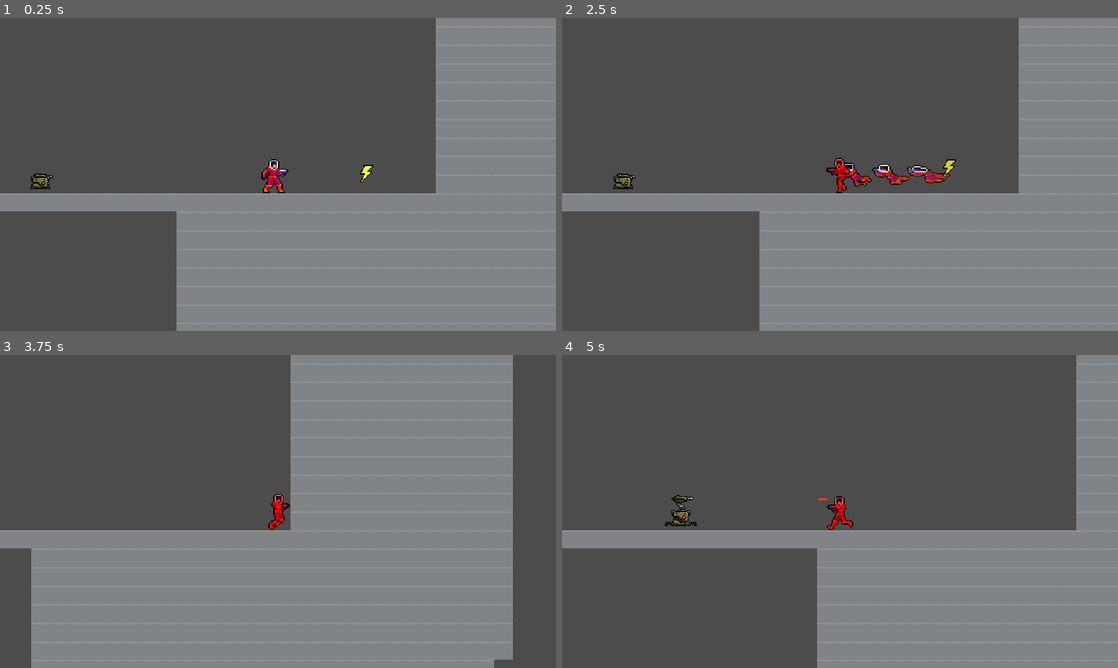
Above: before the commit, frames 1-4 (two rows, left to right).
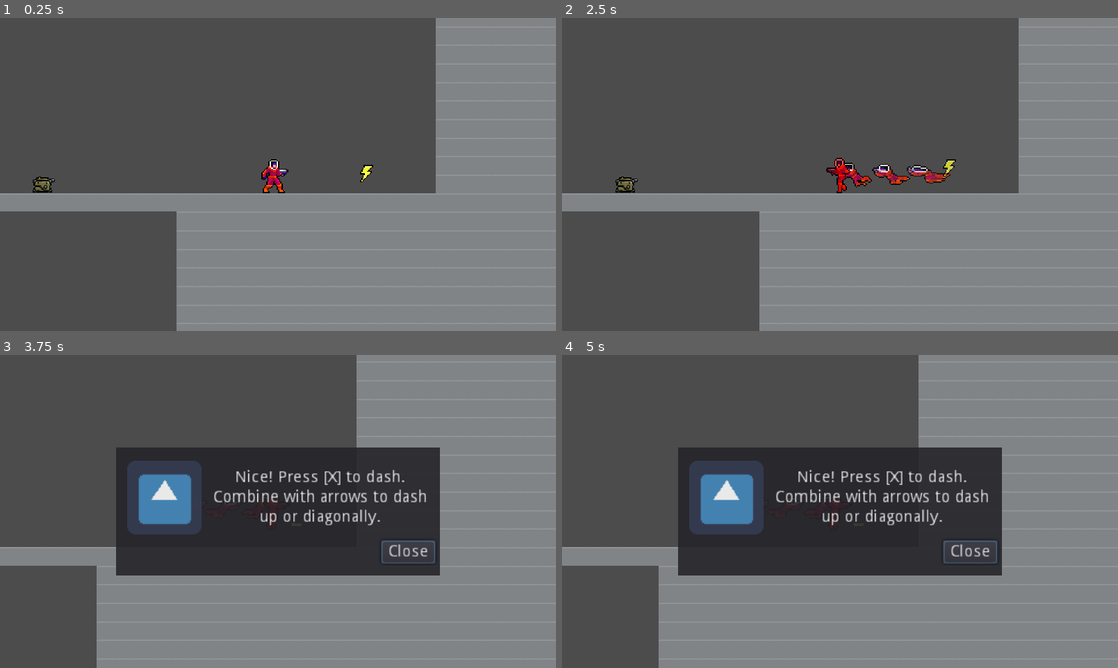
Above: after the commit, the same moments.

Repository: JuroUhlar/red_cascade
Game: Godot game, scene res://scenes/Level.tscn
The game is run twice, just before and just after one commit, with the same random seed, the same clock (stepped at 60 frames per second) and the same inputs. The engine's default icon, where the game draws it, is replaced by a stand-in: a white triangle on a blue panel in a dark square.
Inputs:
- Up to frame 1 (0.25 s): no input
- Up to frame 2 (2.5 s): tap Enter at 0.5 s; hold D (move_right) 0.53-2.03 s; tap X (dash) at 0.6, 1.35, 2.3 s; tap Space (jump) at 0.77, 1.52 s; hold A (move_left) from 2.03 s (still down); tap V (interact) at 2.1 s
- Up to frame 3 (3.75 s): release A (move_left) at 2.78 s; hold D (move_right) from 2.78 s (still down); tap Z (shoot) at 2.85 s; tap Space (jump) at 3.02 s; tap X (dash) at 3.05, 3.6 s
- Up to frame 4 (5 s): tap W (move_up) at 3.77, 4.52 s; release D (move_right) at 4.28 s; hold A (move_left) from 4.28 s (still down); tap X (dash) at 4.35 s

The runs differ from the first frame. In frame 1, 0.2% of the frame differs, in the area x 5-10%, y 49-56%; in frame 2, 0.2%; in frame 3, 39%; in frame 4, 45%, in the area x 0-93%, y 0-100%.

Commit message:
Dash upgrade info dialogue

Diff:
--- a/scenes/Level.tscn
+++ b/scenes/Level.tscn
@@ -14,7 +14,8 @@
 [ext_resource path="res://scenes/Dialogue.tscn" type="PackedScene" id=12]
 [ext_resource path="res://assets/UI/npc_avatar.png" type="Texture" id=13]
 [ext_resource path="res://assets/UI/avatar.png" type="Texture" id=14]
-[ext_resource path="res://assets/Background/green tree.png" type="Texture" id=15]
+[ext_resource path="res://icon.png" type="Texture" id=15]
+[ext_resource path="res://assets/Background/green tree.png" type="Texture" id=16]
 
 [sub_resource type="ConvexPolygonShape2D" id=1]
 points = PoolVector2Array( 0, 0, 16, 0, 16, 16, 0, 16 )
@@ -82,10 +83,10 @@
 [node name="Turrets" type="Node" parent="."]
 
 [node name="Turret3" parent="Turrets" instance=ExtResource( 4 )]
-position = Vector2( 3666.66, -351.99 )
+position = Vector2( 3666.66, -349.629 )
 
 [node name="Turret2" parent="Turrets" instance=ExtResource( 4 )]
-position = Vector2( 4043.5, -544.62 )
+position = Vector2( 4045.55, -541.54 )
 
 [node name="Turret" parent="Turrets" instance=ExtResource( 4 )]
 position = Vector2( 3838.25, -110.676 )
@@ -265,6 +266,7 @@
 
 [node name="Dash_upgrade" parent="Objects" instance=ExtResource( 11 )]
 position = Vector2( 4323.36, -544.62 )
+dialog_path = NodePath("../../CanvasLayer/Dash_info")
 
 [node name="CanvasLayer" type="CanvasLayer" parent="."]
 pause_mode = 2
@@ -279,190 +281,195 @@
 texts = [ "Hurry! Stop the fire!" ]
 avatarTextures = [ ExtResource( 13 ) ]
 
+[node name="Dash_info" parent="CanvasLayer" instance=ExtResource( 12 )]
+visible = false
+texts = [ "Nice! Press [X] to dash. Combine with arrows to dash up or diagonally." ]
+avatarTextures = [ ExtResource( 15 ) ]
+
 [node name="Trees" type="Node" parent="."]
 editor/display_folded = true
 
 [node name="green tree" type="Sprite" parent="Trees"]
 position = Vector2( 1886.59, -254.261 )
 scale = Vector2( 0.552284, 0.484455 )
-texture = ExtResource( 15 )
+texture = ExtResource( 16 )
 
 [node name="green tree9" type="Sprite" parent="Trees"]
 position = Vector2( 1913.06, -133.884 )
 scale = Vector2( 0.552284, 0.484455 )
-texture = ExtResource( 15 )
+texture = ExtResource( 16 )
 
 [node name="green tree19" type="Sprite" parent="Trees"]
 position = Vector2( 2369.99, -338.084 )
 scale = Vector2( 0.552284, 0.484455 )
-texture = ExtResource( 15 )
+texture = ExtResource( 16 )
 
 [node name="green tree28" type="Sprite" parent="Trees"]
 position = Vector2( 2369.99, -338.084 )
 scale = Vector2( 0.552284, 0.484455 )
-texture = ExtResource( 15 )
+texture = ExtResource( 16 )
 
 [node name="green tree29" type="Sprite" parent="Trees"]
 position = Vector2( 2421.43, -340.791 )
 scale = Vector2( 0.552284, 0.484455 )
-texture = ExtResource( 15 )
+texture = ExtResource( 16 )
 
 [node name="green tree30" type="Sprite" parent="Trees"]
 position = Vector2( 2474.68, -339.889 )
 scale = Vector2( 0.552284, 0.484455 )
-texture = ExtResource( 15 )
+texture = ExtResource( 16 )
 
 [node name="green tree31" type="Sprite" parent="Trees"]
 position = Vector2( 2533.34, -339.889 )
 scale = Vector2( 0.552284, 0.484455 )
-texture = ExtResource( 15 )
+texture = ExtResource( 16 )
 
 [node name="green tree32" type="Sprite" parent="Trees"]
 position = Vector2( 2594.71, -340.791 )
 scale = Vector2( 0.552284, 0.484455 )
-texture = ExtResource( 15 )
+texture = ExtResource( 16 )
 
 [node name="green tree33" type="Sprite" parent="Trees"]
 position = Vector2( 2652.47, -339.889 )
 scale = Vector2( 0.552284, 0.484455 )
-texture = ExtResource( 15 )
+texture = ExtResource( 16 )
 
 [node name="green tree34" type="Sprite" parent="Trees"]
 position = Vector2( 2709.33, -339.889 )
 scale = Vector2( 0.552284, 0.484455 )
-texture = ExtResource( 15 )
+texture = ExtResource( 16 )
 
 [node name="green tree35" type="Sprite" parent="Trees"]
 position = Vector2( 2771.6, -338.986 )
 scale = Vector2( 0.552284, 0.484455 )
-texture = ExtResource( 15 )
+texture = ExtResource( 16 )
 
 [node name="green tree36" type="Sprite" parent="Trees"]
 position = Vector2( 2819.43, -336.279 )
 scale = Vector2( 0.552284, 0.484455 )
-texture = ExtResource( 15 )
+texture = ExtResource( 16 )
 
 [node name="green tree37" type="Sprite" parent="Trees"]
 position = Vector2( 2883.51, -334.474 )
 scale = Vector2( 0.552284, 0.484455 )
-texture = ExtResource( 15 )
+texture = ExtResource( 16 )
 
 [node name="green tree2" type="Sprite" parent="Trees"]
 position = Vector2( 1834.91, -254.261 )
 scale = Vector2( 0.552284, 0.484455 )
-texture = ExtResource( 15 )
+texture = ExtResource( 16 )
 
 [node name="green tree8" type="Sprite" parent="Trees"]
 position = Vector2( 1861.38, -133.884 )
 scale = Vector2( 0.552284, 0.484455 )
-texture = ExtResource( 15 )
+texture = ExtResource( 16 )
 
 [node name="green tree16" type="Sprite" parent="Trees"]
 position = Vector2( 2318.31, -338.084 )
 scale = Vector2( 0.552284, 0.484455 )
-texture = ExtResource( 15 )
+texture = ExtResource( 16 )
 
 [node name="green tree23" type="Sprite" parent="Trees"]
 position = Vector2( 2318.31, -338.084 )
 scale = Vector2( 0.552284, 0.484455 )
-texture = ExtResource( 15 )
+texture = ExtResource( 16 )
 
 [node name="green tree3" type="Sprite" parent="Trees"]
 position = Vector2( 1785.75, -253.631 )
 scale = Vector2( 0.552284, 0.484455 )
-texture = ExtResource( 15 )
+texture = ExtResource( 16 )
 
 [node name="green tree10" type="Sprite" parent="Trees"]
 position = Vector2( 1812.22, -133.254 )
 scale = Vector2( 0.552284, 0.484455 )
-texture = ExtResource( 15 )
+texture = ExtResource( 16 )
 
 [node name="green tree21" type="Sprite" parent="Trees"]
 position = Vector2( 2269.15, -337.454 )
 scale = Vector2( 0.552284, 0.484455 )
-texture = ExtResource( 15 )
+texture = ExtResource( 16 )
 
 [node name="green tree27" type="Sprite" parent="Trees"]
 position = Vector2( 2269.15, -337.454 )
 scale = Vector2( 0.552284, 0.484455 )
-texture = ExtResource( 15 )
+texture = ExtResource( 16 )
 
 [node name="green tree4" type="Sprite" parent="Trees"]
 position = Vector2( 1734.07, -253.631 )
 scale = Vector2( 0.552284, 0.484455 )
-texture = ExtResource( 15 )
+texture = ExtResource( 16 )
 
 [node name="green tree11" type="Sprite" parent="Trees"]
 position = Vector2( 1760.54, -133.254 )
 scale = Vector2( 0.552284, 0.484455 )
-texture = ExtResource( 15 )
+texture = ExtResource( 16 )
 
 [node name="green tree17" type="Sprite" parent="Trees"]
 position = Vector2( 2217.47, -337.454 )
 scale = Vector2( 0.552284, 0.484455 )
-texture = ExtResource( 15 )
+texture = ExtResource( 16 )
 
 [node name="green tree26" type="Sprite" parent="Trees"]
 position = Vector2( 2217.47, -337.454 )
 scale = Vector2( 0.552284, 0.484455 )
-texture = ExtResource( 15 )
+texture = ExtResource( 16 )
 
 [node name="green tree5" type="Sprite" parent="Trees"]
 position = Vector2( 1674.83, -254.261 )
 scale = Vector2( 0.552284, 0.484455 )
-texture = ExtResource( 15 )
+texture = ExtResource( 16 )
 
 [node name="green tree14" type="Sprite" parent="Trees"]
 position = Vector2( 1701.3, -133.884 )
 scale = Vector2( 0.552284, 0.484455 )
-texture = ExtResource( 15 )
+texture = ExtResource( 16 )
 
 [node name="green tree15" type="Sprite" parent="Trees"]
 position = Vector2( 2158.23, -338.084 )
 scale = Vector2( 0.552284, 0.484455 )
-texture = ExtResource( 15 )
+texture = ExtResource( 16 )
 
 [node name="green tree24" type="Sprite" parent="Trees"]
 position = Vector2( 2158.23, -338.084 )
 scale = Vector2( 0.552284, 0.484455 )
-texture = ExtResource( 15 )
+texture = ExtResource( 16 )
 
 [node name="green tree6" type="Sprite" parent="Trees"]
 position = Vector2( 1625.04, -256.152 )
 scale = Vector2( 0.552284, 0.484455 )
-texture = ExtResource( 15 )
+texture = ExtResource( 16 )
 
 [node name="green tree12" type="Sprite" parent="Trees"]
 position = Vector2( 1651.51, -135.775 )
 scale = Vector2( 0.552284, 0.484455 )
-texture = ExtResource( 15 )
+texture = ExtResource( 16 )
 
 [node name="green tree20" type="Sprite" parent="Trees"]
 position = Vector2( 2108.44, -339.975 )
 scale = Vector2( 0.552284, 0.484455 )
-texture = ExtResource( 15 )
+texture = ExtResource( 16 )
 
 [node name="green tree22" type="Sprite" parent="Trees"]
 position = Vector2( 2107.53, -339.072 )
 scale = Vector2( 0.552284, 0.484455 )
-texture = ExtResource( 15 )
+texture = ExtResource( 16 )
 
 [node name="green tree7" type="Sprite" parent="Trees"]
 position = Vector2( 1573.99, -255.522 )
 scale = Vector2( 0.552284, 0.484455 )
-texture = ExtResource( 15 )
+texture = ExtResource( 16 )
 
 [node name="green tree13" type="Sprite" parent="Trees"]
 position = Vector2( 1600.46, -135.145 )
 scale = Vector2( 0.552284, 0.484455 )
-texture = ExtResource( 15 )
+texture = ExtResource( 16 )
 
 [node name="green tree18" type="Sprite" parent="Trees"]
 position = Vector2( 2057.39, -339.344 )
 scale = Vector2( 0.552284, 0.484455 )
-texture = ExtResource( 15 )
+texture = ExtResource( 16 )
 
 [node name="green tree25" type="Sprite" parent="Trees"]
 position = Vector2( 2057.39, -339.344 )
 scale = Vector2( 0.552284, 0.484455 )
-texture = ExtResource( 15 )
+texture = ExtResource( 16 )
--- a/scenes/turret_bullet.tscn
+++ b/scenes/turret_bullet.tscn
@@ -2,7 +2,7 @@
 
 [ext_resource path="res://scenes/player_bullet.tscn" type="PackedScene" id=1]
 
-[node name="turret_bullet" index="0" instance=ExtResource( 1 )]
+[node name="turret_bullet" instance=ExtResource( 1 )]
 position = Vector2( 15.833, 8.31231 )
 collision_layer = 4
 collision_mask = 13
--- a/scripts/Dash_upgrade.gd
+++ b/scripts/Dash_upgrade.gd
@@ -1,10 +1,18 @@
 extends Area2D
 
+export (NodePath) var dialog_path
+var dialog_node
 
+func _ready():
+	if (dialog_path.is_empty()):
+		print("Dialog path empty")
+	else:
+		dialog_node = get_node(dialog_path)
 
 func _on_Dash_upgrade_body_entered(body):
 	if(body.is_in_group("player")):
 		body.get_dash()
 		$AnimationPlayer.play("picked_up")
 		yield($AnimationPlayer, "animation_finished")
+		dialog_node.activate()
 		queue_free()
Not shown: 1 places in scenes/Level.tscn that only renumber resources
